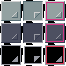
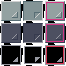
Layer changes from the first 66 × 66 image to the second:
painted on "focused" (1st of 3, in "black") over 1, 12, 65, 62
painted on "open" (1st of 3, in "black") over 1, 12, 65, 62
painted on "normal" (1st of 3, in "black") over 1, 12, 65, 62
painted on "focused" (2nd of 3, in "dark") over 1, 12, 65, 62
painted on "open" (2nd of 3, in "dark") over 1, 12, 65, 62
painted on "normal" (2nd of 3, in "dark") over 1, 12, 65, 62
painted on "focused" (3rd of 3, in "light") over 1, 12, 65, 62
painted on "open" (3rd of 3, in "light") over 1, 12, 65, 62
